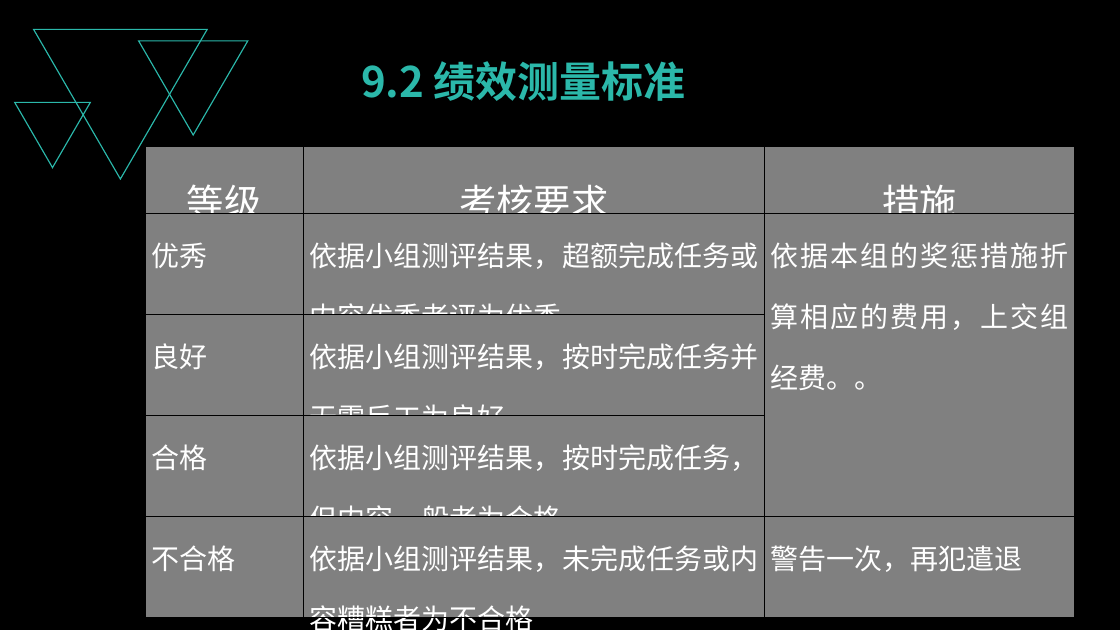
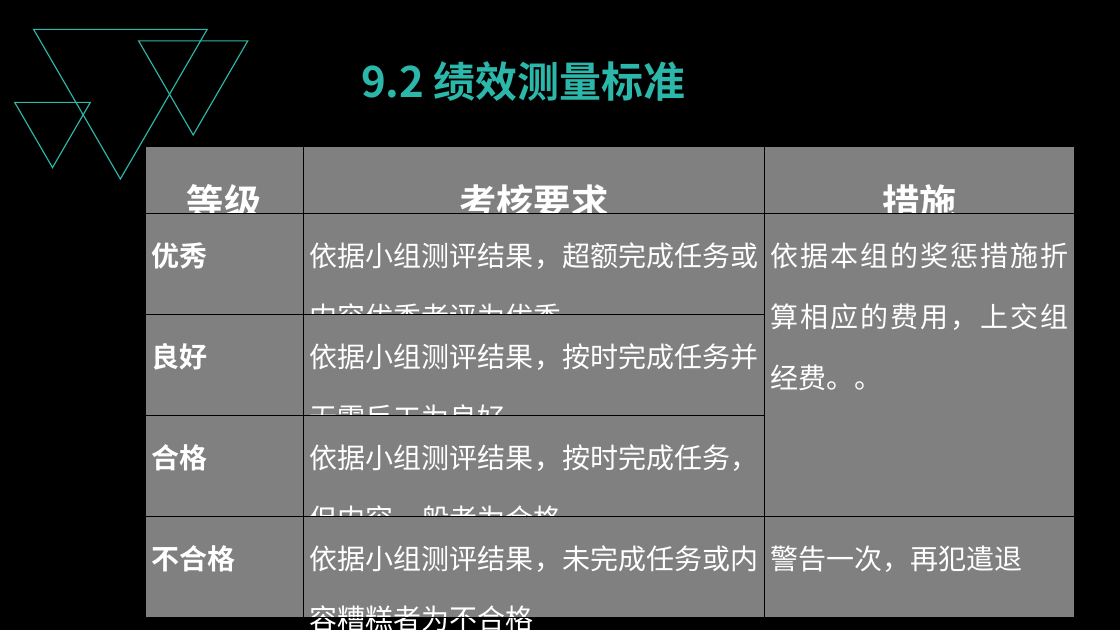
Before and after one commit to PRD2018-G03/PRD2018-G03-SoftwareEngineeringProject, a slide deck: slide 100 of 非受控文档/1_沈启航/PPT/需求项目工程计划评审PPT.pptx (slide 78 before the commit). Drawn at 1120x630 pixels with LibreOffice and Linux fonts; fonts in the diff are those of the drawing. Boxes give left, top, right and bottom in pixels: in the first picture for what was removed or moved away, otherwise in the second. Text is boxed around its words. In the diff, an @@ line names an element or a change of style, - is before the commit and + after.

```diff
--- a/非受控文档/1_沈启航/PPT/需求项目工程计划评审PPT.pptx
+++ b/非受控文档/1_沈启航/PPT/需求项目工程计划评审PPT.pptx
@@ table at [145,146,1075,630] @@
@@ bold on in "等级", "考核要求", "措施", "优秀" and 3 more places @@
```
Also in this commit, not shown: 1 other slide changed, 28 slides added, 6 slides removed, 1 other file.
